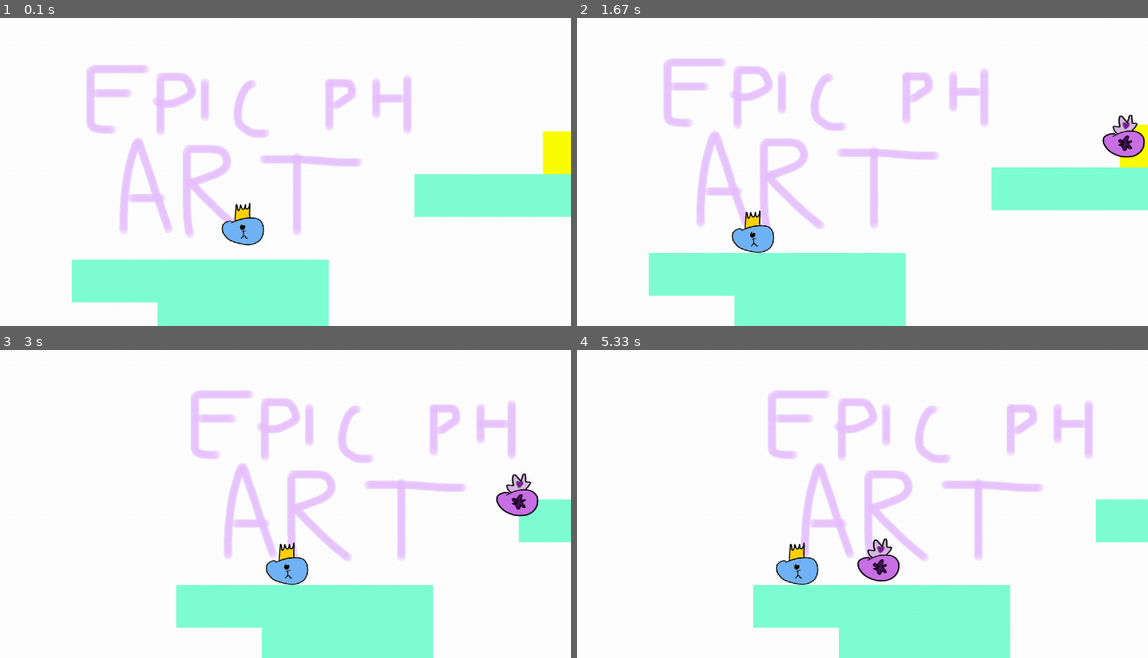
Above: before the commit, frames 1-4 (two rows, left to right).
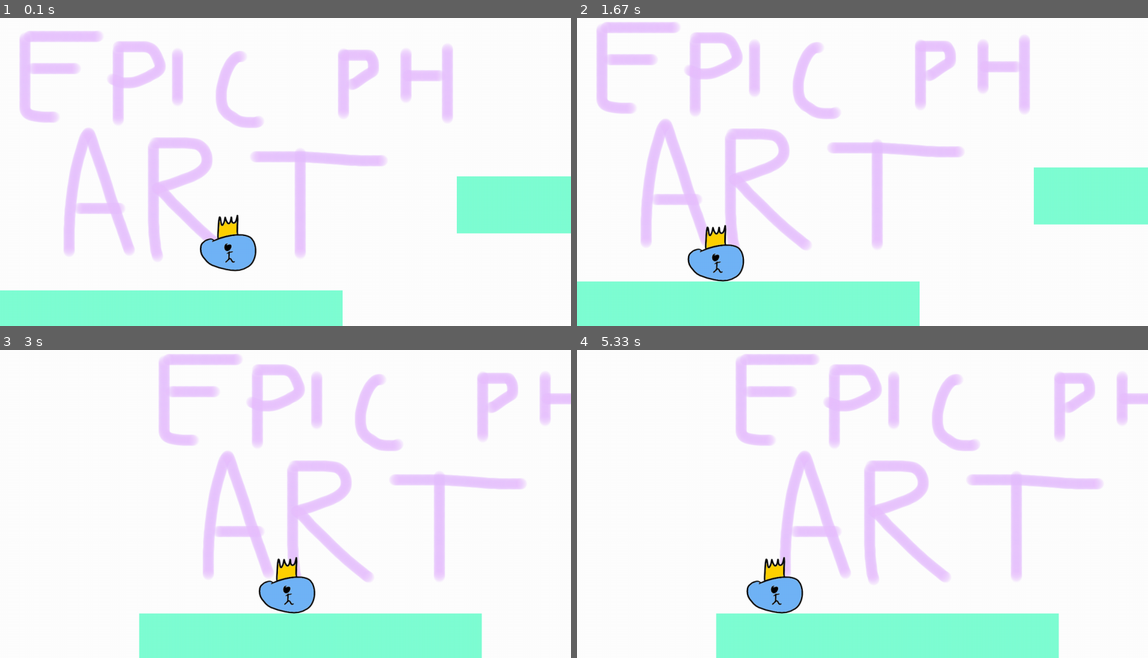
Above: after the commit, the same moments.

Repository: fall211/my-platformer
Game: pygame game, started from main.py
Same seed, same stepped clock (60 frames per second), same inputs: the game is played once before the commit and once after it.
Inputs (mouse positions are in pixels of both pictures, inside the frame that each line leads up to):
- Up to frame 1 (0.1 s): no input
- Up to frame 2 (1.67 s): hold D 0.33-0.8 s; move the mouse to (839, 178) at 0.37 s; hold A 0.83-1.3 s; hold A from 1.33 s (still down)
- Up to frame 3 (3 s): release A at 1.87 s; hold A 1.9-2.3 s; hold D 2.33-2.97 s
- Up to frame 4 (5.33 s): hold A 3-3.47 s; hold D 3.5-3.97 s; hold D 4-4.47 s; hold A 4.5-5.03 s; hold A from 5.07 s (still down)

The runs differ from the first frame. In frame 1, 24% of the frame differs, in the area x 0-100%, y 4-100%; in frame 2, 25%, in the area x 0-100%, y 1-100%; in frame 3, 22%; in frame 4, 23%.

Commit message:
attack and crosshair but they are broken

Diff:
--- a/camera.py
+++ b/camera.py
@@ -1,5 +1,6 @@
 import pygame
 from random import randint
+from global_ import Global
 
 class CameraGroup(pygame.sprite.Group):
 	def __init__(self):
@@ -24,7 +25,7 @@
 		self.ground_rect = self.ground_surf.get_rect(topleft = (0,0))
 
 		# zoom
-		self.zoom_scale = 0.75
+		self.zoom_scale = 1
 		self.internal_surf_size = (2500,2500)
 		self.internal_surf = pygame.Surface(self.internal_surf_size, pygame.SRCALPHA)
 		self.internal_rect = self.internal_surf.get_rect(center = (self.half_w,self.half_h))
@@ -35,18 +36,27 @@
 
 
 	def box_target_camera(self,target):
+		self.target = target
 
-		if target.rect.left < self.camera_rect.left:
-			self.camera_rect.left = target.rect.left
-		if target.rect.right > self.camera_rect.right:
-			self.camera_rect.right = target.rect.right
-		if target.rect.top < self.camera_rect.top:
-			self.camera_rect.top = target.rect.top
-		if target.rect.bottom > self.camera_rect.bottom:
-			self.camera_rect.bottom = target.rect.bottom
+		if self.target.rect.left < self.camera_rect.left:
+			self.camera_rect.left = self.target.rect.left
+		if self.target.rect.right > self.camera_rect.right:
+			self.camera_rect.right = self.target.rect.right
+		if self.target.rect.top < self.camera_rect.top:
+			self.camera_rect.top = self.target.rect.top
+		if self.target.rect.bottom > self.camera_rect.bottom:
+			self.camera_rect.bottom = self.target.rect.bottom
 
 		self.offset.x = self.camera_rect.left - self.camera_borders['left']
 		self.offset.y = self.camera_rect.top - self.camera_borders['top']
+
+	def return_mouse_pos(self):
+		self.offx = + self.offset.x - self.internal_offset.x
+		self.offy = + self.offset.y - self.internal_offset.y
+		mouse_pos = (pygame.mouse.get_pos()[0] - self.offx, pygame.mouse.get_pos()[1] - self.offy)
+		print('offset x=', self.offx)
+		print('offset y=', self.offy)
+		return mouse_pos
 
 
 	def custom_draw(self,player):
--- a/level.py
+++ b/level.py
@@ -3,7 +3,7 @@
 from player import Player
 from map import StartLogo, Tile
 from button import Button
-from camera import CameraGroup
+from camera import *
 from global_ import Global
 from enemy import Enemy
 
@@ -21,9 +21,11 @@
 
 		self.camera_group = CameraGroup() #anything in here will be drawn, nothing else!
 
-
 		self.level_setup(LEVEL_MAP)
 		self.spawn_initial_enemies(LEVEL_MAP)
+
+		Crosshair(self.camera_group)
+
 
 	def level_setup(self,levelmap):
 		self.level_map = levelmap
@@ -60,6 +62,11 @@
 			if self.player.rect.colliderect(self.teleporter.rect):
 				self.change_level(LEVEL_MAP_2)
 
+	def attack_trigger(self):
+		if pygame.mouse.get_pressed() == (1,0,0) and Global.state == 'game level':
+			self.mouse_pos = pygame.mouse.get_pos()
+			self.attack = Attack(self.player.rect.center,self.mouse_pos,self.camera_group)
+
 	def run(self):
 		#update/draw game
 
@@ -69,7 +76,9 @@
 
 			self.camera_group.update()
 			self.camera_group.custom_draw(self.player)
+			# self.camera_group.return_mouse_pos()
 			self.tp_check()
+			# self.attack_trigger()
 
 
 		elif Global.state == 'main menu':
@@ -85,3 +94,46 @@
 			start_button = Button('placeholders/startbuttonPH.png',(600,575),Button.start_game)
 			start_button.when_clicked(Global.mouseclick_event)
 			self.display_surface.blit(start_button.image, start_button.rect)
+
+
+
+class Attack(pygame.sprite.Sprite):
+	def __init__(self,player_pos,mouse_pos,group):
+		super().__init__(group)
+		self.player_pos = player_pos
+		self.mouse_pos = mouse_pos
+
+		self.image = pygame.image.load('placeholders/projectilePH.png').convert_alpha()
+		self.rect = self.image.get_rect(center=self.player_pos)
+
+		self.projectile_direction = pygame.math.Vector2()
+		self.player_vec = pygame.math.Vector2(self.player_pos)
+		self.mouse_vec = pygame.math.Vector2(self.mouse_pos)
+		self.projectile_direction = (self.player_vec - self.mouse_vec).normalize()
+
+		self.duration = 60
+		self.projectile_speed = 10
+
+
+	def projectile_life_span(self):
+		if self.duration <= 0:
+			self.kill()
+
+	def update(self):
+		self.duration -= 1
+		self.projectile_life_span()
+		self.rect.center += -self.projectile_direction * self.projectile_speed
+
+
+class Crosshair(pygame.sprite.Sprite):
+	def __init__(self,group):
+		super().__init__(group)
+
+		self.image = pygame.image.load('placeholders/crosshairPH.png').convert_alpha()
+		self.rect = self.image.get_rect(center=(WIDTH/2, HEIGHT/2))
+
+	def update(self):
+		# self.mouse_pos = pygame.mouse.get_pos()
+		self.mouse_pos = CameraGroup().return_mouse_pos()
+		self.rect.center = self.mouse_pos
+		print(self.mouse_pos)
--- a/settings.py
+++ b/settings.py
@@ -4,7 +4,7 @@
 
 LEVEL_MAP = [
 '                                                          ',
-'               E                                         X',
+'                                                         X',
 '           T                      XXX                 XXXX',
 '        XXXX           XX                    XXX      X  X',
 '    P                                                    X',
Binary file added: placeholders/crosshairPH.png
Binary file added: placeholders/projectilePH.png
Not shown, added: .DS_Store
